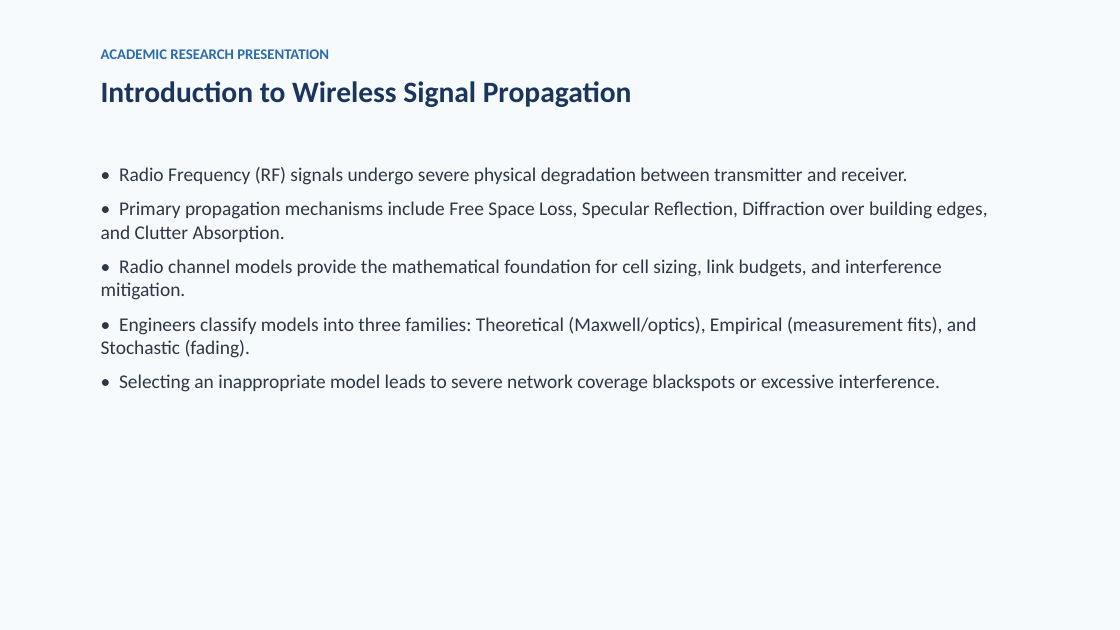
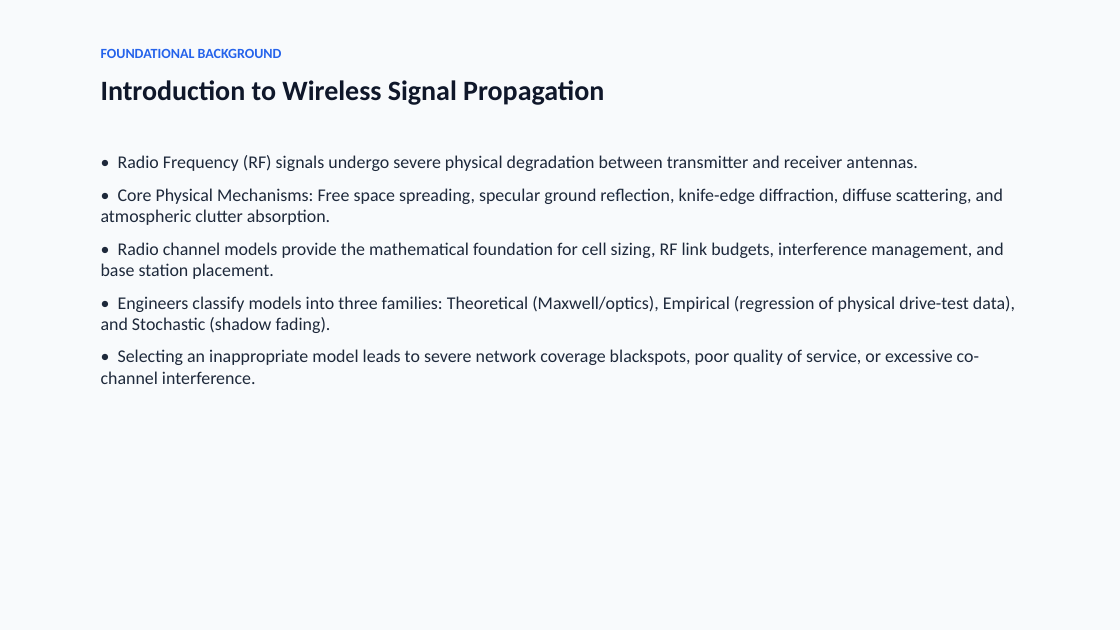
Before and after one commit to Harsh010801/Wireless, a slide deck: slide 2 of outputs/presentation/Wireless_Propagation_Analysis.pptx. Drawn at 1120x630 pixels with LibreOffice and Linux fonts; fonts in the diff are those of the drawing. Boxes give left, top, right and bottom in pixels: in the first picture for what was removed or moved away, otherwise in the second. Text is boxed around its words. In the diff, an @@ line names an element or a change of style, - is before the commit and + after.

```diff
--- a/outputs/presentation/Wireless_Propagation_Analysis.pptx
+++ b/outputs/presentation/Wireless_Propagation_Analysis.pptx
@@ background #F7FAFC to #F8FAFC @@
@@ text at [101, 49, 282, 58]: text changed; size 9.5 to 9 pt; text colour #2B6CB0 to #2563EB @@
-ACADEMIC RESEARCH PRESENTATION
+FOUNDATIONAL BACKGROUND
@@ text "Introduction to Wireless Signal Propagation" at [101, 80, 604, 105]: size 19 to 18 pt, text colour #1A365D to #0F172A @@
@@ text at [101, 155, 1015, 384]: text changed; size 12.5 to 11.5 pt; text colour #2D3748 to #1E293B @@
-• Radio Frequency (RF) signals undergo severe physical degradation between transmitter and receiver.
-• Primary propagation mechanisms include Free Space Loss, Specular Reflection, Diffraction over building edges, and Clutter Absorption.
-• Radio channel models provide the mathematical foundation for cell sizing, link budgets, and interference mitigation.
-• Engineers classify models into three families: Theoretical (Maxwell/optics), Empirical (measurement fits), and Stochastic (fading).
-• Selecting an inappropriate model leads to severe network coverage blackspots or excessive interference.
+• Radio Frequency (RF) signals undergo severe physical degradation between transmitter and receiver antennas.
+• Core Physical Mechanisms: Free space spreading, specular ground reflection, knife-edge diffraction, diffuse scattering, and atmospheric clutter absorption.
+• Radio channel models provide the mathematical foundation for cell sizing, RF link budgets, interference management, and base station placement.
+• Engineers classify models into three families: Theoretical (Maxwell/optics), Empirical (regression of physical drive-test data), and Stochastic (shadow fading).
+• Selecting an inappropriate model leads to severe network coverage blackspots, poor quality of service, or excessive co-channel interference.
```
Also in this commit, not shown: 13 other slides changed, 6 slides added, 2 slides removed, 3 other files.
